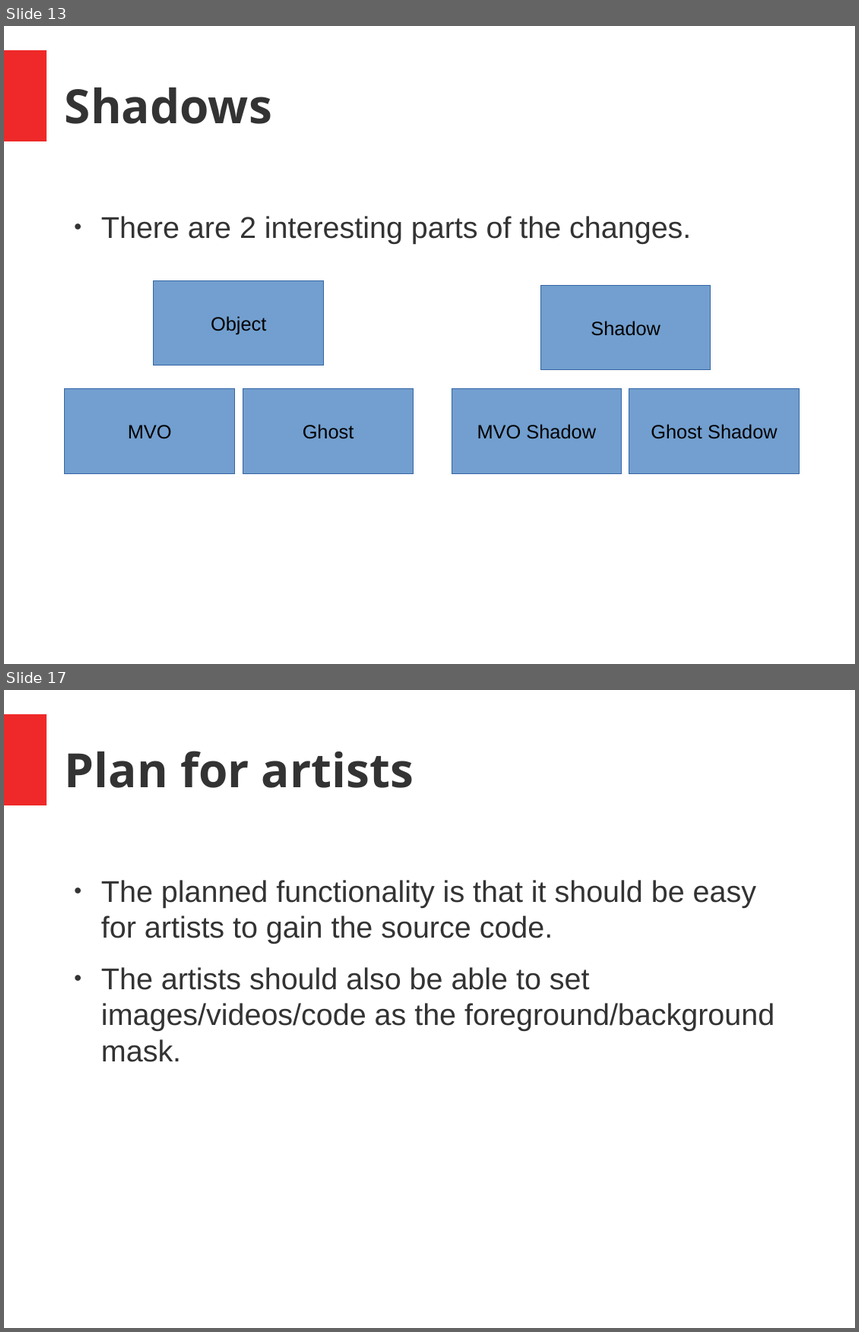
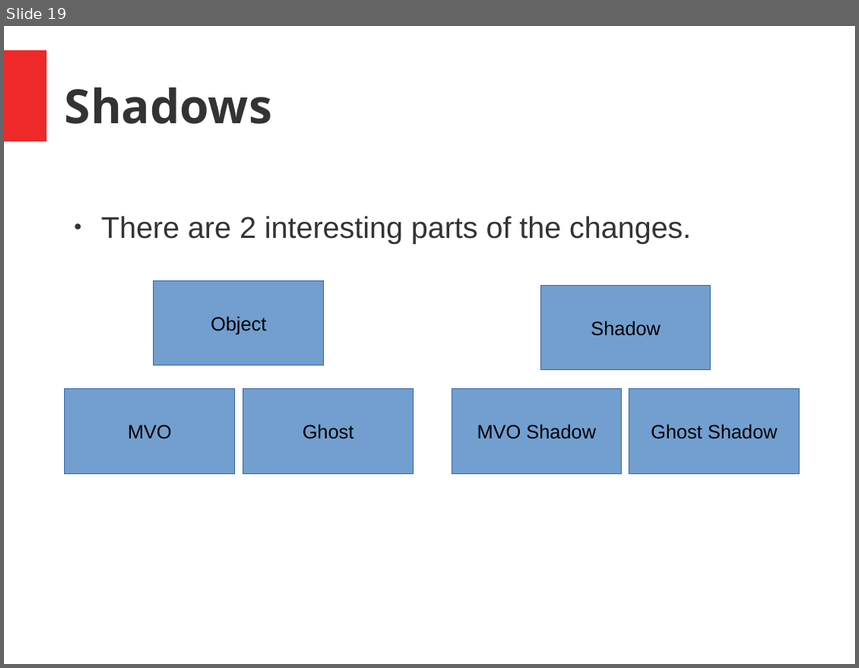
Before and after one commit to joseph-allen/MinsharaMask, a slide deck: SeminarJosephAllen.odp. Shown one above the other, each under a label of ours: slides 13 and 17 before the commit, slide 19 after it; the slides between them are not shown. The pictures are 859x1332 and 859x668 pixels, drawn with LibreOffice and Linux fonts; fonts in the diff are those of the drawing. Boxes give left, top, right and bottom in pixels: in the first picture for what was removed or moved away, otherwise in the second. Text is boxed around its words. In the diff, an @@ line names an element or a change of style, - is before the commit and + after.

```diff
--- a/SeminarJosephAllen.odp
+++ b/SeminarJosephAllen.odp
@@ slide 17 removed at <box>4,690,855,1328</box>, background #FFFFFF; not listed: 1 template element that a slide beside it also shows @@
@@ title removed at <box>65,751,414,788</box> @@
-Plan for artists
@@ text removed at <box>101,880,775,1062</box> @@
-● The planned functionality is that it should be easy for artists to gain the source code.
-● The artists should also be able to set images/videos/code as the foreground/background mask.
@@ what was slide 13 is now slide 19 @@
```
Also in this commit, not shown: 8 slides changed, 14 slides added, 5 other slides removed.
